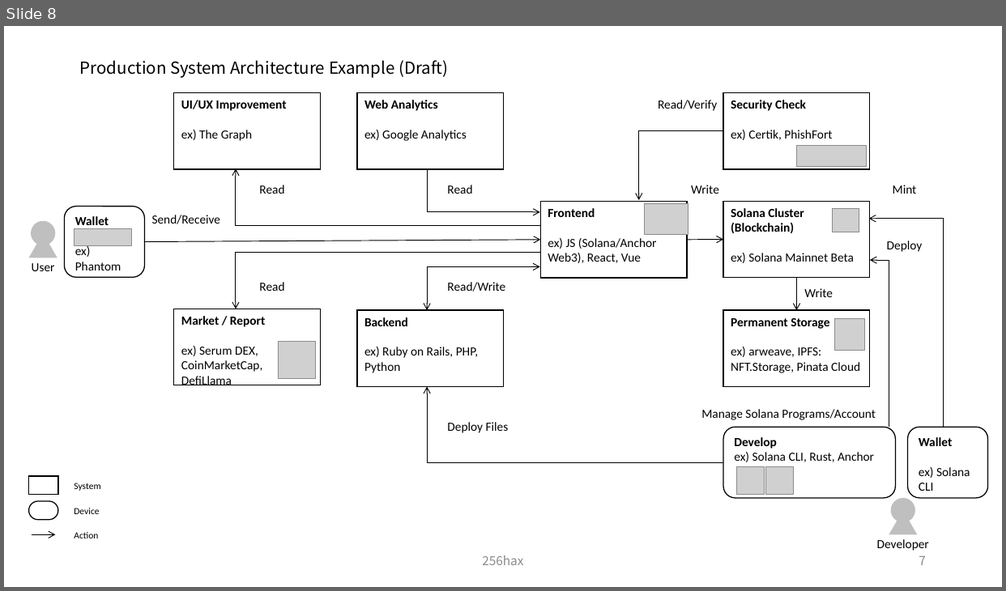
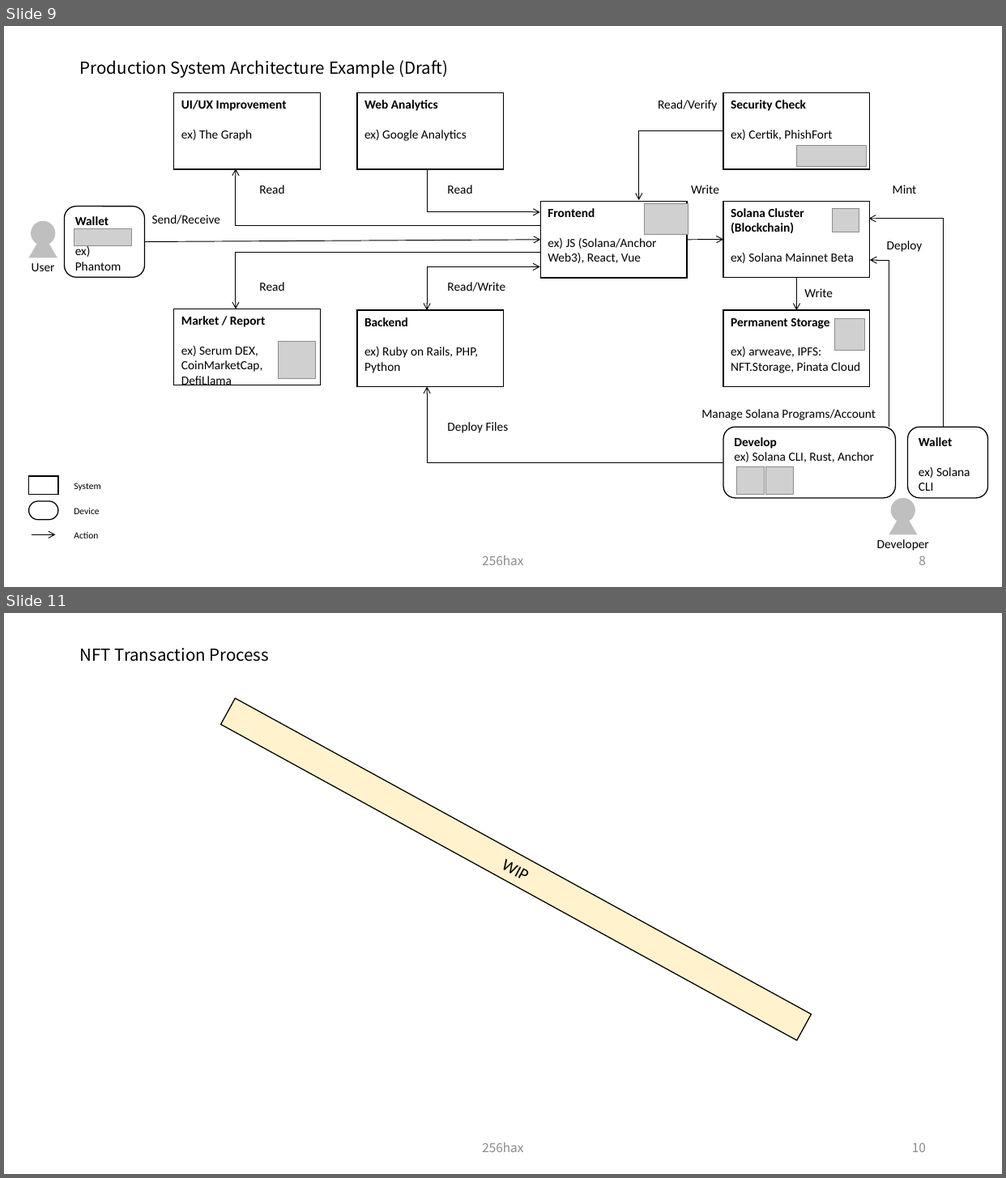
Before and after one commit to SmartGru25/Solana-React-Minimal, a slide deck: docs/Solana_Blockchain_Outline_Figure.pptx. Shown one above the other, each under a label of ours: slide 8 before the commit, slides 9 and 11 after it; the slides between them are not shown. The pictures are 1006x591 and 1006x1178 pixels, drawn with LibreOffice and Linux fonts; fonts in the diff are those of the drawing; grey boxes stand for pictures. Boxes give left, top, right and bottom in pixels: in the first picture for what was removed or moved away, otherwise in the second. Text is boxed around its words. In the diff, an @@ line names an element or a change of style, - is before the commit and + after.

```diff
--- a/docs/Solana_Blockchain_Outline_Figure.pptx
+++ b/docs/Solana_Blockchain_Outline_Figure.pptx
@@ slide 11 added at (4,613,1002,1174), background #FFFFFF @@
@@ title added at (80,648,270,662), 16 pt, text #000000 @@
+NFT Transaction Process
@@ rectangle added at (221,698,812,1041), fill #FFF2CC, outline #000000 1 pt, 16 pt, text #000000 @@
+WIP
@@ text added at (482,1143,523,1152), 12 pt, text #8C8C8C @@
+256hax
@@ page number added at (912,1143,926,1152), 12 pt, text #8C8C8C @@
+10
@@ what was slide 8 is now slide 9 @@
@@ page number at (918,556,926,565): text changed @@
-7
+8
```
Also in this commit, not shown: 4 slides changed, 5 other slides added.
